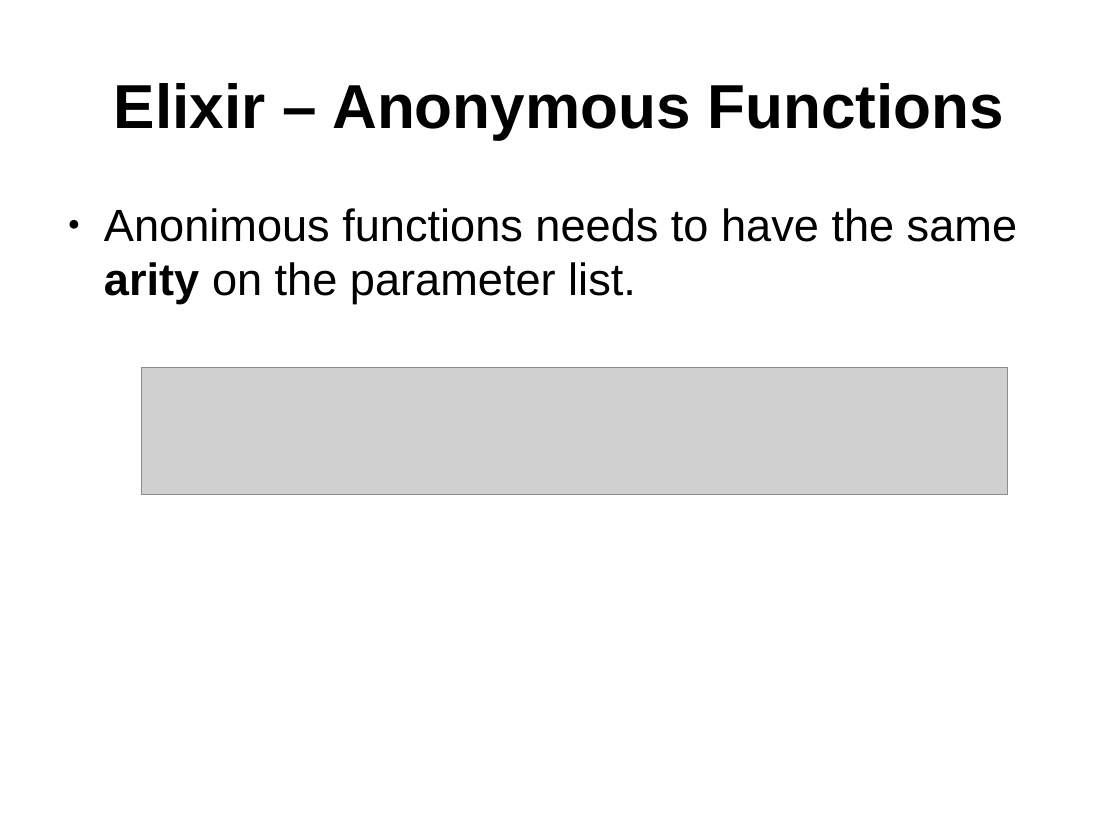
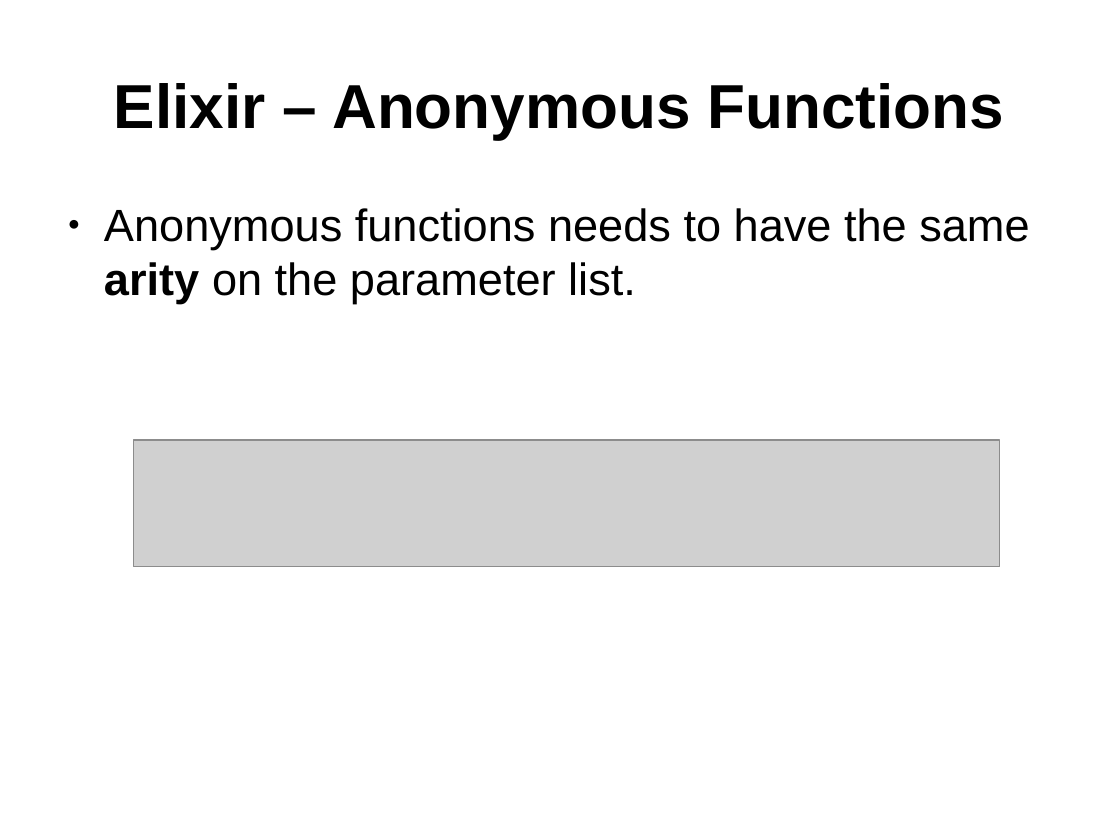
Before and after one commit to ramortegui/talks, a slide deck: slide 5 of elixir-basics-2.odp. Drawn at 1120x840 pixels with LibreOffice and Linux fonts; fonts in the diff are those of the drawing; grey boxes stand for pictures. Boxes give left, top, right and bottom in pixels: in the first picture for what was removed or moved away, otherwise in the second. Text is boxed around its words. In the diff, an @@ line names an element or a change of style, - is before the commit and + after.

Commit message:
Fix typos.

```diff
--- a/elixir-basics-2.odp
+++ b/elixir-basics-2.odp
@@ text at [104,208,1029,304]: text changed @@
-● Anonimous functions needs to have the same arity on the parameter list.
+● Anonymous functions needs to have the same arity on the parameter list.
@@ picture: place and size @@
-picture at [141,368,1008,495]
+picture at [133,440,1000,567]
```
Also in this commit, not shown: 7 other slides changed, 1 slide added.
